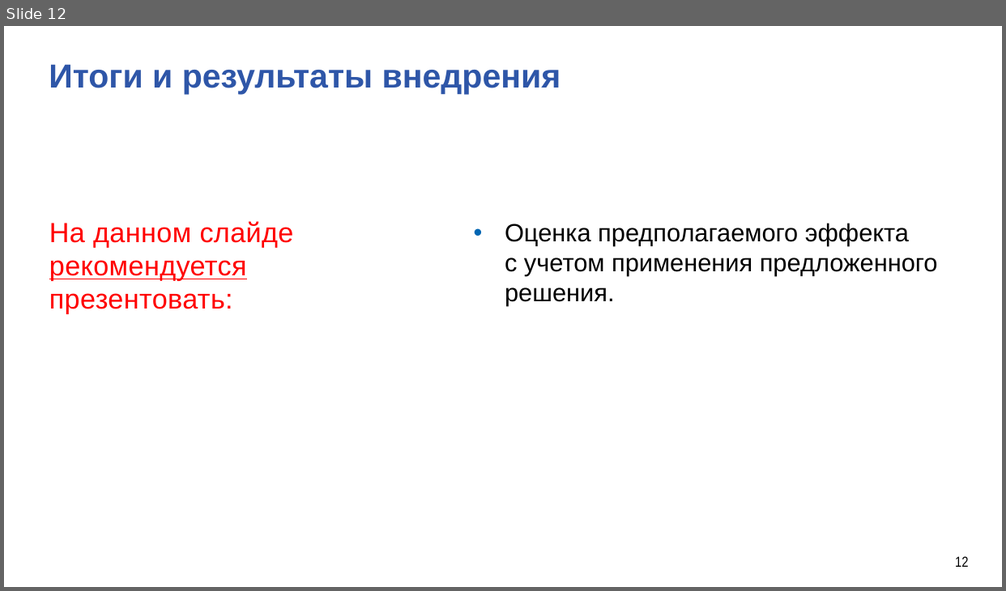
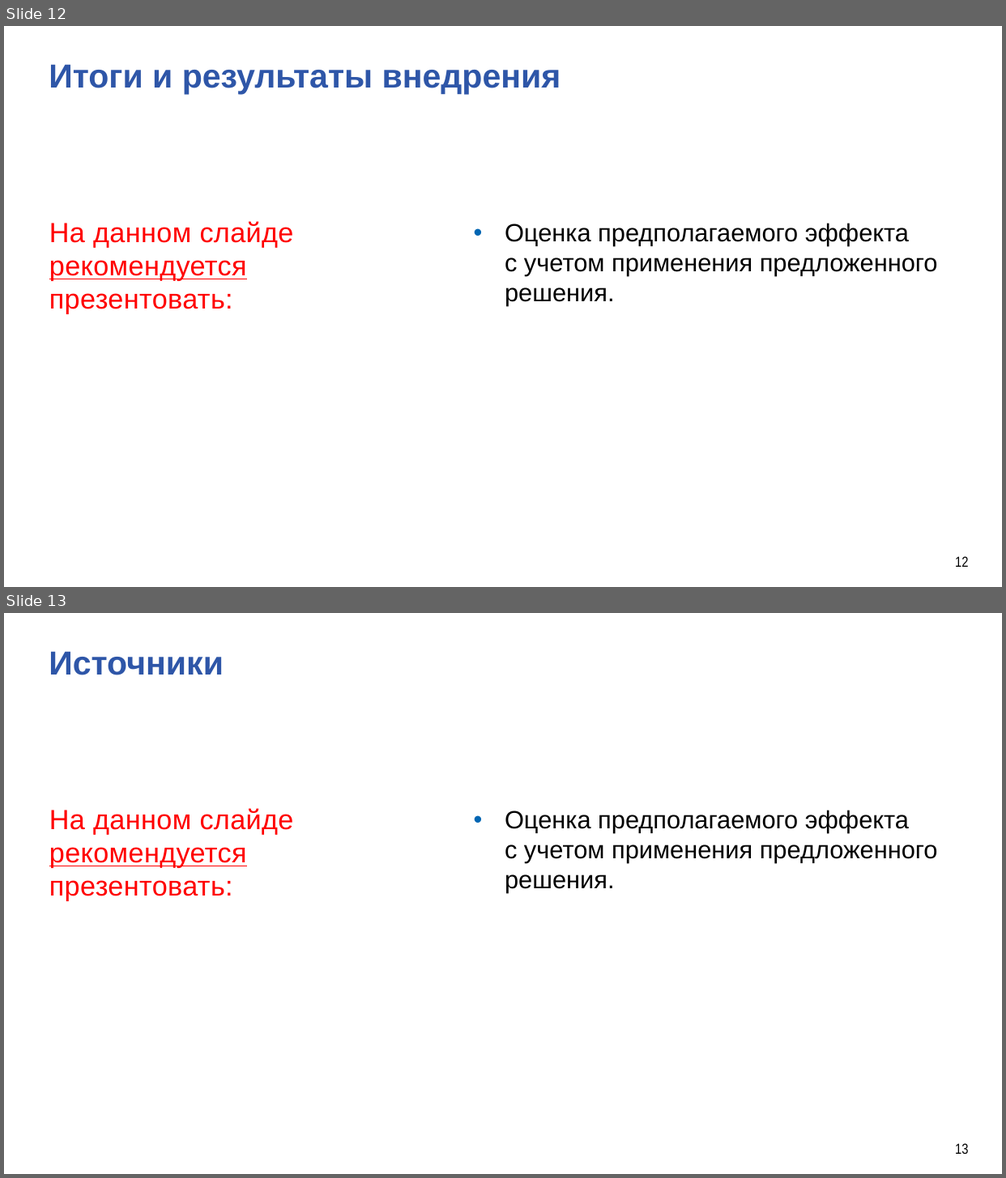
Before and after one commit to SkiFlye/-_-, a slide deck: презентация.pptx. Shown one above the other, each under a label of ours: slide 12 before the commit, slides 12 and 13 after it. The pictures are 1006x591 and 1006x1178 pixels, drawn with LibreOffice and Linux fonts; fonts in the diff are those of the drawing; background and template pictures are left out. Boxes give left, top, right and bottom in pixels: in the first picture for what was removed or moved away, otherwise in the second. Text is boxed around its words. In the diff, an @@ line names an element or a change of style, - is before the commit and + after.

```diff
--- a/презентация.pptx
+++ b/презентация.pptx
@@ slide 13 added at box(4, 613, 1002, 1174), background #FFFFFF @@
@@ text added at box(49, 651, 224, 675), 24 pt, text #2E56A8, bold @@
+Источники
@@ text added at box(49, 808, 294, 901), 20 pt, text #FF0000 @@
+На данном слайде рекомендуется презентовать:
@@ text added at box(505, 810, 938, 893), 18 pt, text #000000 @@
+• Оценка предполагаемого эффекта
+  с учетом применения предложенного решения.
@@ page number added at box(955, 1144, 968, 1154), 10.5 pt, text #000000 @@
+13
```
Also in this commit, not shown: 4 slides changed.
